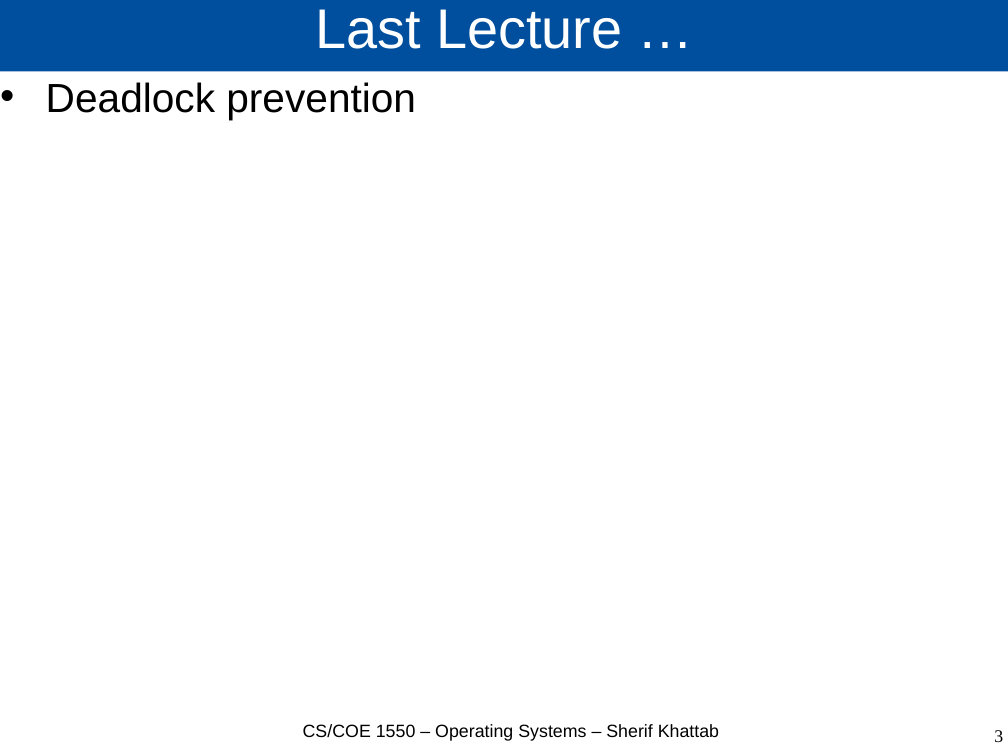
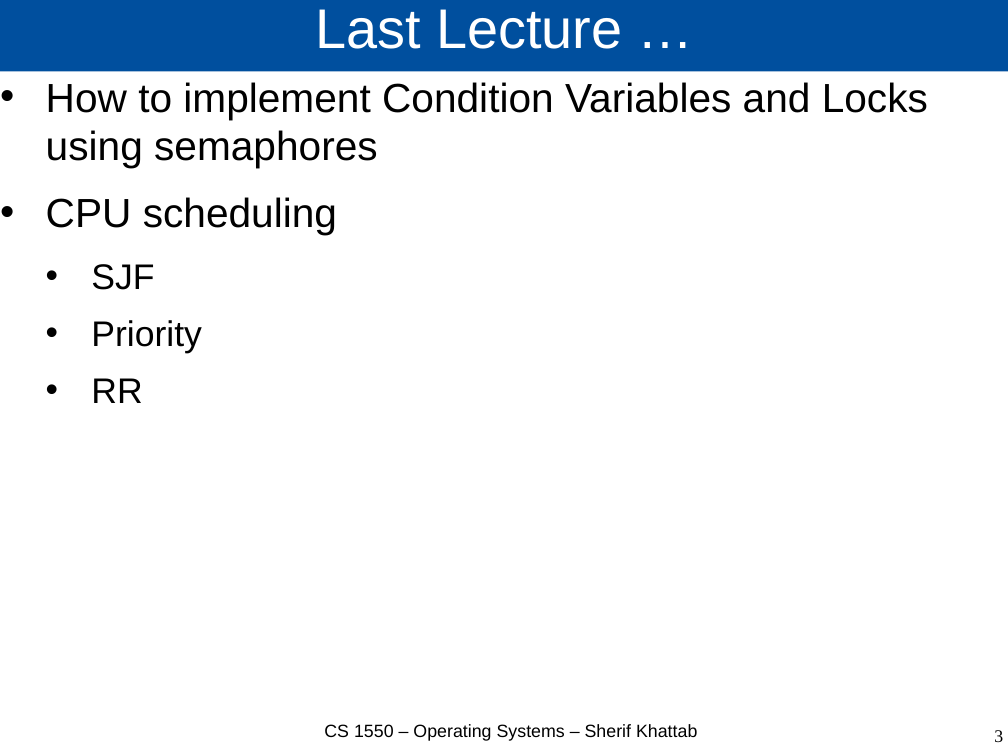
Before and after one commit to cs1550-2244/cs1550-code-handouts, a slide deck: slide 3 of DraftSlides/Lecture15.pptx. Drawn at 1008x756 pixels with LibreOffice and Linux fonts; fonts in the diff are those of the drawing. Boxes give left, top, right and bottom in pixels: in the first picture for what was removed or moved away, otherwise in the second. Text is boxed around its words. In the diff, an @@ line names an element or a change of style, - is before the commit and + after.

```diff
--- a/DraftSlides/Lecture15.pptx
+++ b/DraftSlides/Lecture15.pptx
@@ text at [46,82,928,403]: text changed @@
-• Deadlock prevention
+• How to implement Condition Variables and Locks using semaphores
+• CPU scheduling
+  • SJF
+  • Priority
+  • RR
@@ text at [324,724,697,741]: text changed @@
-CS/COE 1550 – Operating Systems – Sherif Khattab
+CS 1550 – Operating Systems – Sherif Khattab
```
Also in this commit, not shown: 7 other slides changed, 38 slides added, 1 slide removed, 2 other files.
